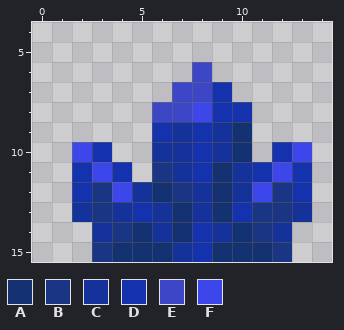
Pixel-art sprite: Crystalline/large_lapis_bud.png. The first picture shows the starting point.
The file is 16x16 pixels. Colours within 5 levels of each other are drawn and written as one. Shown: x 0..14, y 4..15.
Palette (. is transparent): A #143271  B #193584  C #14329a  D #1432ae  E #3c46c7  F #3c46eb
Pixels before, first column x 2:
 6 ......E.....
 7 .....EED....
 8 ....EEFDD...
 9 ....DCDCA...
10 FD..CCDCA.DF
11 DFD.BCDACDFD
12 DBFCABCACFBD
13 CBCDCACADBBC
14 .CBACADCABC.
15 .BAAACDAAAB.
And afterwards:
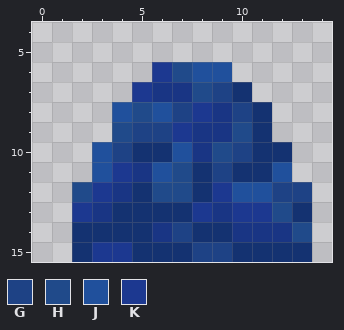
Colours new in this view: G #1e4285  H #204a8a  J #20509c  K #1c3890
Difference:
Changed rows in their new state; - is an unchanged pixel.
first column x 2:
 6 ----KHJJ----
 7 ---KBBHGA---
 8 --JHJGKBGA--
 9 --HGGKBBHA--
10 .JGAAJBHGAA.
11 .JKBJHAGAAJ.
12 HKBAHHAKJJGG
13 K-AAA-KBKKHA
14 AAA-BGAAB-BH
15 AKK--AGG--AA
Where, in picture pixels (left, top, right, bottom), the same in both pictures:
changed: (72, 62, 312, 262)
